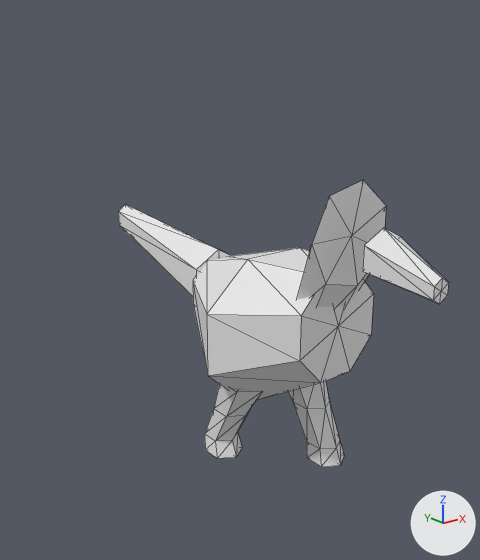
One commit to the OBJ model data/animals/tie_sangue/walk/6.obj: the scene before it, then after it.
One viewpoint serves both versions: a 50 mm camera at (-0.486, -0.544, 0.45) aimed at (-0.017, 0.042, 0.216). The lights are fixed; the arrows at lower right show +X, +Y and +Z. The first picture is the older version. Mesh edges are drawn as thin lines. Where no turn or scale is listed for an object, it has been applied to the vertices.

Objects in the first picture: 'tie_sangue_walk_6'.
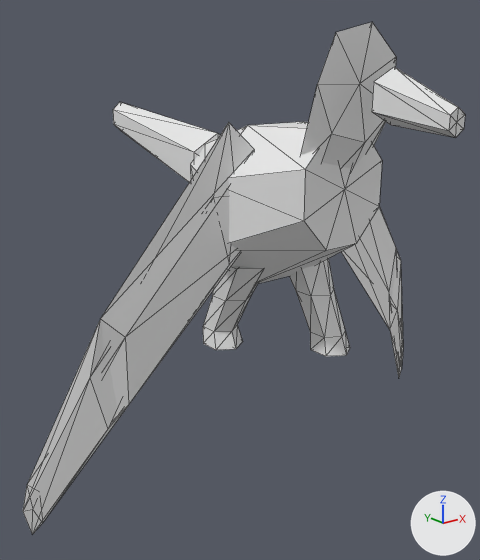
Diff of the bpy script that builds the scene:
```diff
--- a/data/animals/tie_sangue/walk/6.obj.py
+++ b/data/animals/tie_sangue/walk/6.obj.py
@@ me_tie_sangue_walk_6 @@
 # used by ob_tie_sangue_walk_6; location = (0.0, 0.0, 0.0)
-me_tie_sangue_walk_6.from_pydata(...)  # 122 vertices, 220 faces; spans x -0.096..0.096, y -0.224..0.306, z 0.0..0.35
+me_tie_sangue_walk_6.from_pydata(...)  # 156 vertices, 280 faces; spans x -0.3..0.299, y -0.224..0.306, z 0.0..0.493
+# me_tie_sangue_walk_6 part 1: the loose piece of 26 vertices spanning x -0.096..0.096, y -0.101..0.11, z 0.08..0.255 is moved by (0.0, 0.0, 0.143)
+# me_tie_sangue_walk_6 part 2: the loose piece of 26 vertices spanning x -0.067..-0.019, y -0.032..0.068, z 0.0..0.109 is moved by (0.0, 0.0, 0.143)
+# me_tie_sangue_walk_6 part 3: the loose piece of 26 vertices spanning x 0.019..0.067, y -0.076..0.032, z 0.0..0.109 is moved by (0.0, 0.0, 0.143)
+# me_tie_sangue_walk_6 part 4: the loose piece of 16 vertices spanning x -0.056..0.048, y -0.115..-0.079, z 0.174..0.35 is moved by (0.0, 0.0, 0.143)
+# me_tie_sangue_walk_6 part 5: the loose piece of 14 vertices spanning x -0.028..0.025, y -0.224..-0.154, z 0.256..0.311 is moved by (0.0, 0.0, 0.143)
+# me_tie_sangue_walk_6 part 6: the loose piece of 14 vertices spanning x -0.035..0.035, y 0.106..0.306, z 0.157..0.267 is moved by (0.0, 0.0, 0.143)
+# me_tie_sangue_walk_6 part 7: a new loose piece of 17 vertices spanning x -0.3..-0.057, y -0.03..0.036, z 0.0..0.404
+# me_tie_sangue_walk_6 part 8: a new loose piece of 17 vertices spanning x 0.052..0.299, y -0.031..0.036, z 0.0..0.404
```

Pixel boxes (x1, y1, x2, y2) of what changed, in the pictures (480 x 560 px; the box of a moved part takes in the faces that stretch with it):
'tie_sangue_walk_6', reshaped (33% wider, 78% taller): before (118, 180, 449, 467); after (23, 22, 465, 534)
part 1 of me_tie_sangue_walk_6, moved or reshaped: before (193, 248, 374, 400); after (190, 122, 382, 284)
part 2 of me_tie_sangue_walk_6, moved or reshaped: before (205, 384, 261, 458); after (203, 267, 262, 350)
part 3 of me_tie_sangue_walk_6, moved or reshaped: before (288, 381, 344, 467); after (290, 259, 350, 356)
part 4 of me_tie_sangue_walk_6, moved or reshaped: before (297, 180, 386, 307); after (301, 22, 396, 169)
part 5 of me_tie_sangue_walk_6, moved or reshaped: before (363, 228, 449, 304); after (372, 67, 465, 138)
part 6 of me_tie_sangue_walk_6, moved or reshaped: before (118, 204, 231, 296); after (113, 102, 220, 182)
part 7 of me_tie_sangue_walk_6, added: after (23, 122, 254, 534)
part 8 of me_tie_sangue_walk_6, added: after (342, 206, 403, 377)
